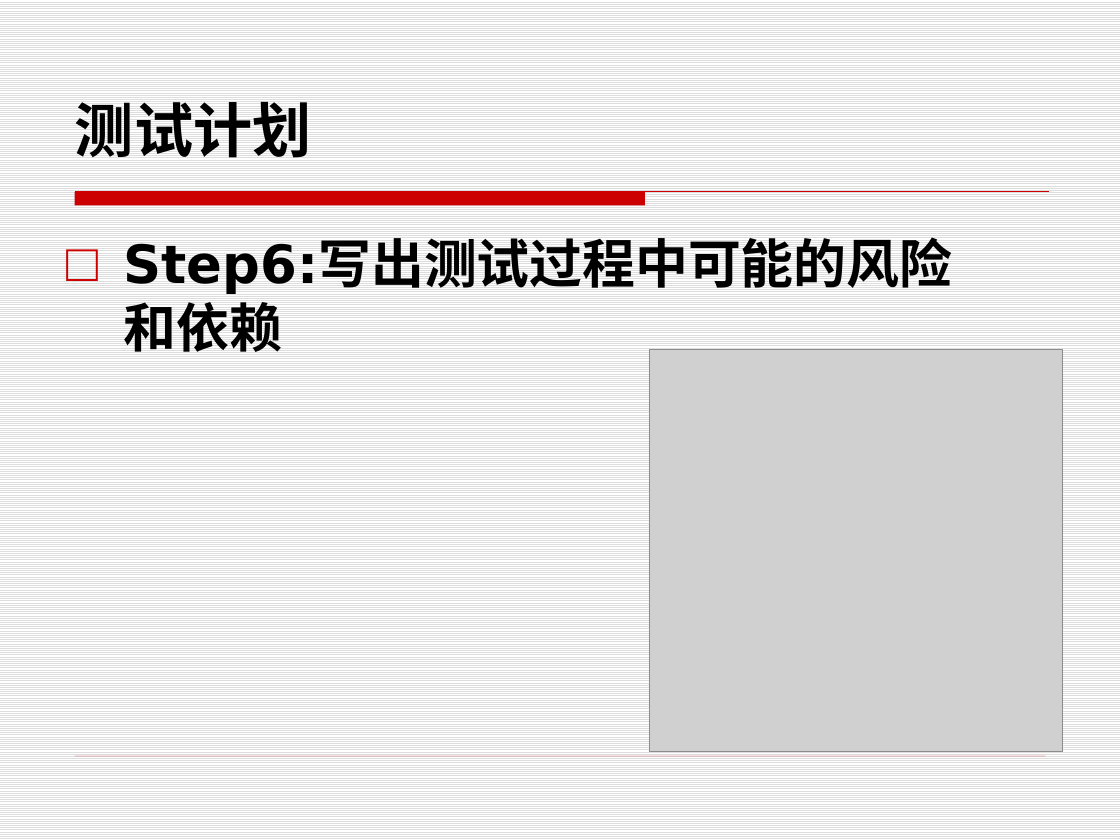
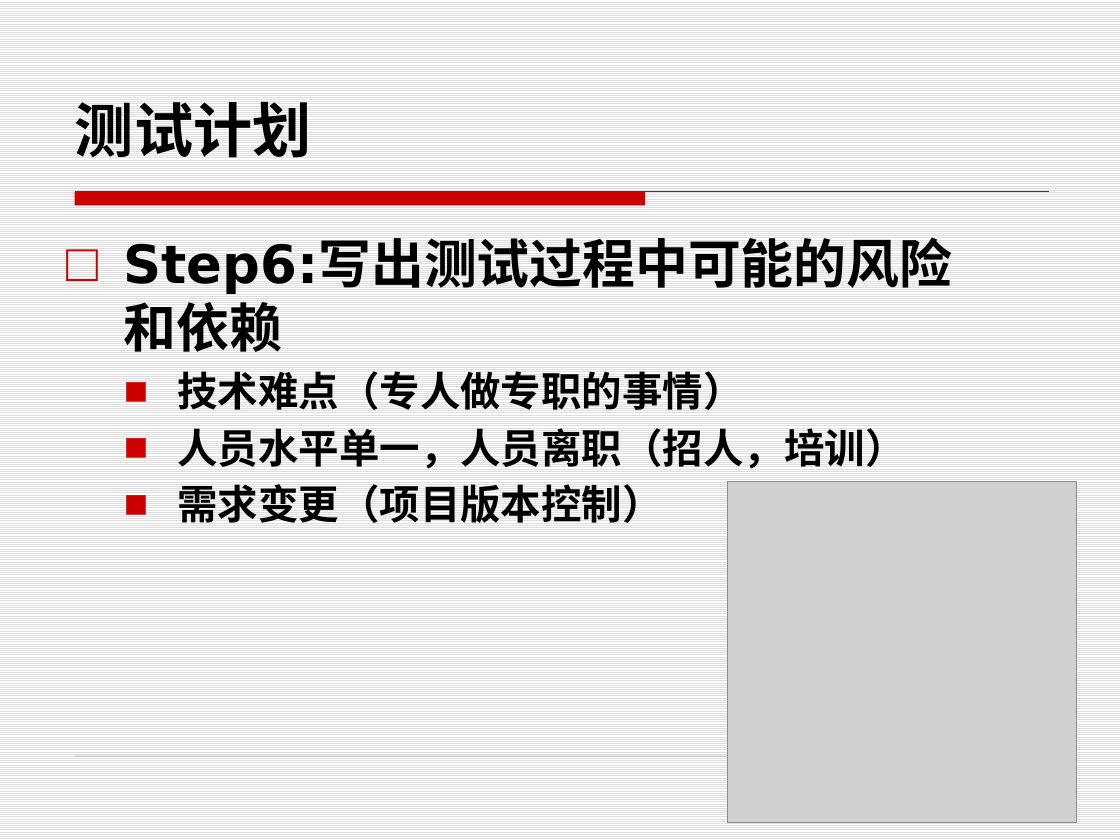
Before and after one commit to edu2act/course-foundation-software-tesing, a slide deck: slide 8 of PPT/第三部分 软件测试应用/11.4 测试计划.pptx. Drawn at 1120x840 pixels with LibreOffice and Linux fonts; fonts in the diff are those of the drawing; grey boxes stand for pictures. Boxes give left, top, right and bottom in pixels: in the first picture for what was removed or moved away, otherwise in the second. Text is boxed around its words. In the diff, an @@ line names an element or a change of style, - is before the commit and + after.

Commit message:
测试PPT

```diff
--- a/PPT/第三部分 软件测试应用/11.4 测试计划.pptx
+++ b/PPT/第三部分 软件测试应用/11.4 测试计划.pptx
@@ text at (177, 371, 905, 523): paragraphs added @@
+  ■ 技术难点（专人做专职的事情）
+  ■ 人员水平单一，人员离职（招人，培训）
+  ■ 需求变更（项目版本控制）
@@ picture: place and size @@
-picture at (650, 349, 1062, 752)
+picture at (728, 482, 1077, 822)
```
Also in this commit, not shown: 2 other slides changed, 18 other files.
